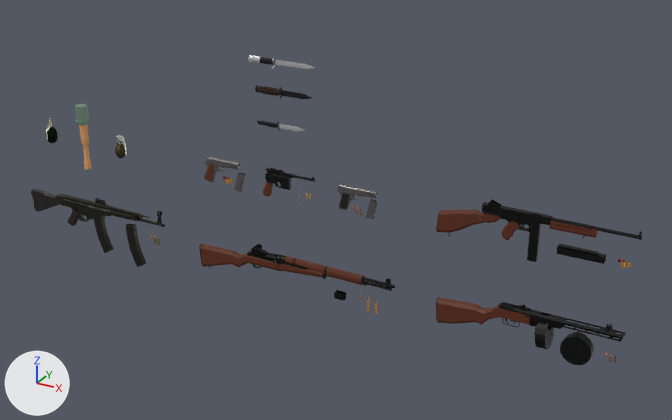
Two versions of the glTF model public/models/src/ww2_weapons.glb, one commit apart.
Rendered twice from a camera (50 mm lens) standing at (2.227, -3.464, 2.21) and looking at (0.27, 0.096, 0.43). The axes (+X, +Y, +Z) are drawn at lower left. The lights are the same throughout. The picture after the commit comes second. Where no turn or scale is listed for an object, it has been applied to the vertices.
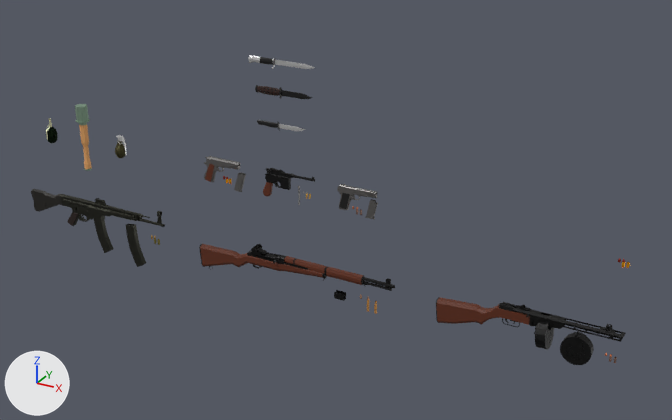
What differs and where, as boxes [x1, y1, x2, y2] in the pictures (672 x 420 px):
'Object_83', deleted: before [448, 200, 642, 262]
'Object_84', deleted (brown): before [436, 209, 598, 241]
'Object_93', deleted (black): before [557, 244, 606, 264]

Edits to the bpy script that builds the scene:
```text
Remove ob_object_83:
    ob_object_83 = bpy.data.objects.new('Object_83', me_object_48)
    ob_object_83.location = (1.27, 0.0, 0.418)
Remove ob_object_84:
    ob_object_84 = bpy.data.objects.new('Object_84', me_object_49)
    ob_object_84.location = (1.27, 0.0, 0.418)
Remove ob_object_93:
    ob_object_93 = bpy.data.objects.new('Object_93', me_object_54)
    ob_object_93.location = (1.334, 0.0, 0.515)
```
